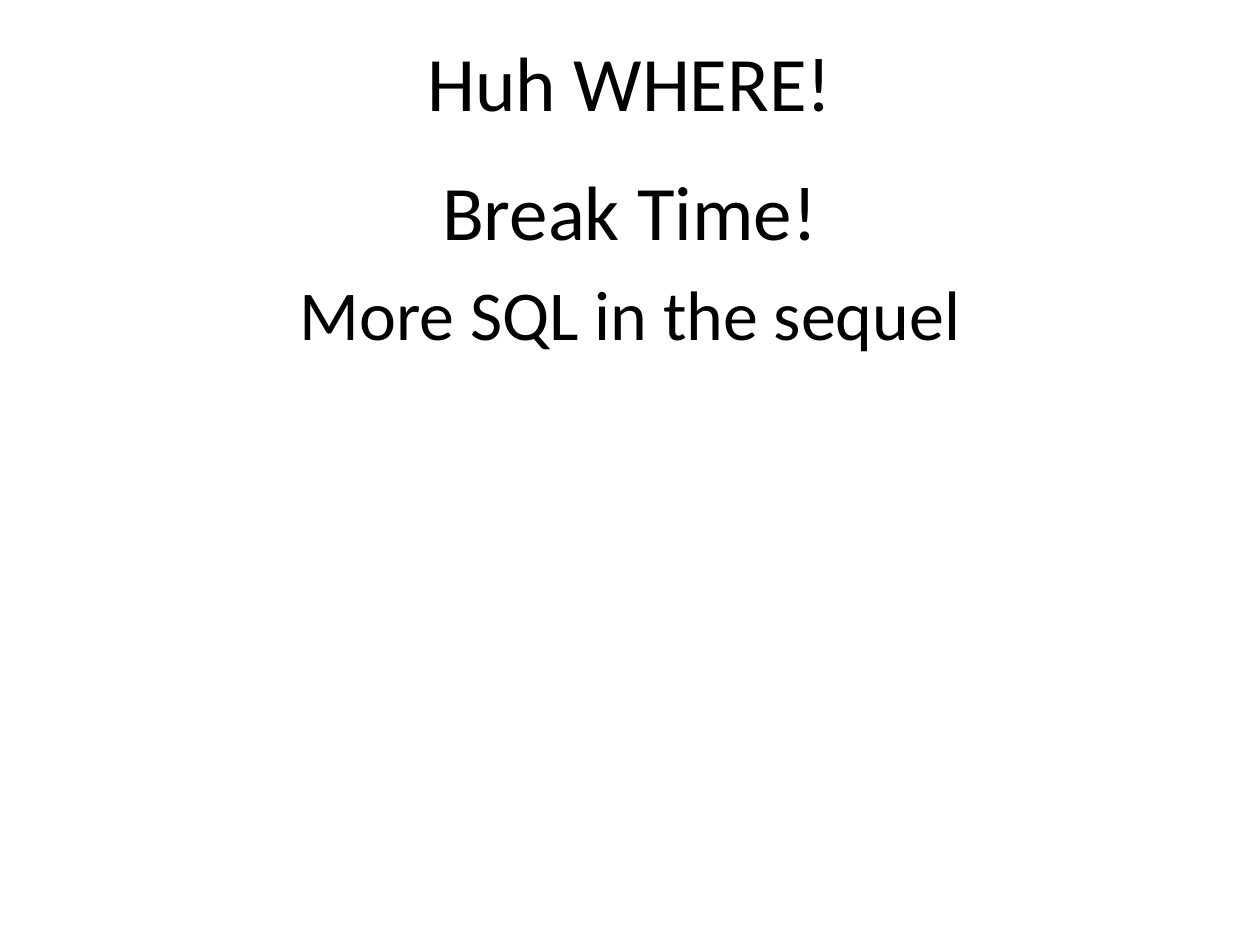
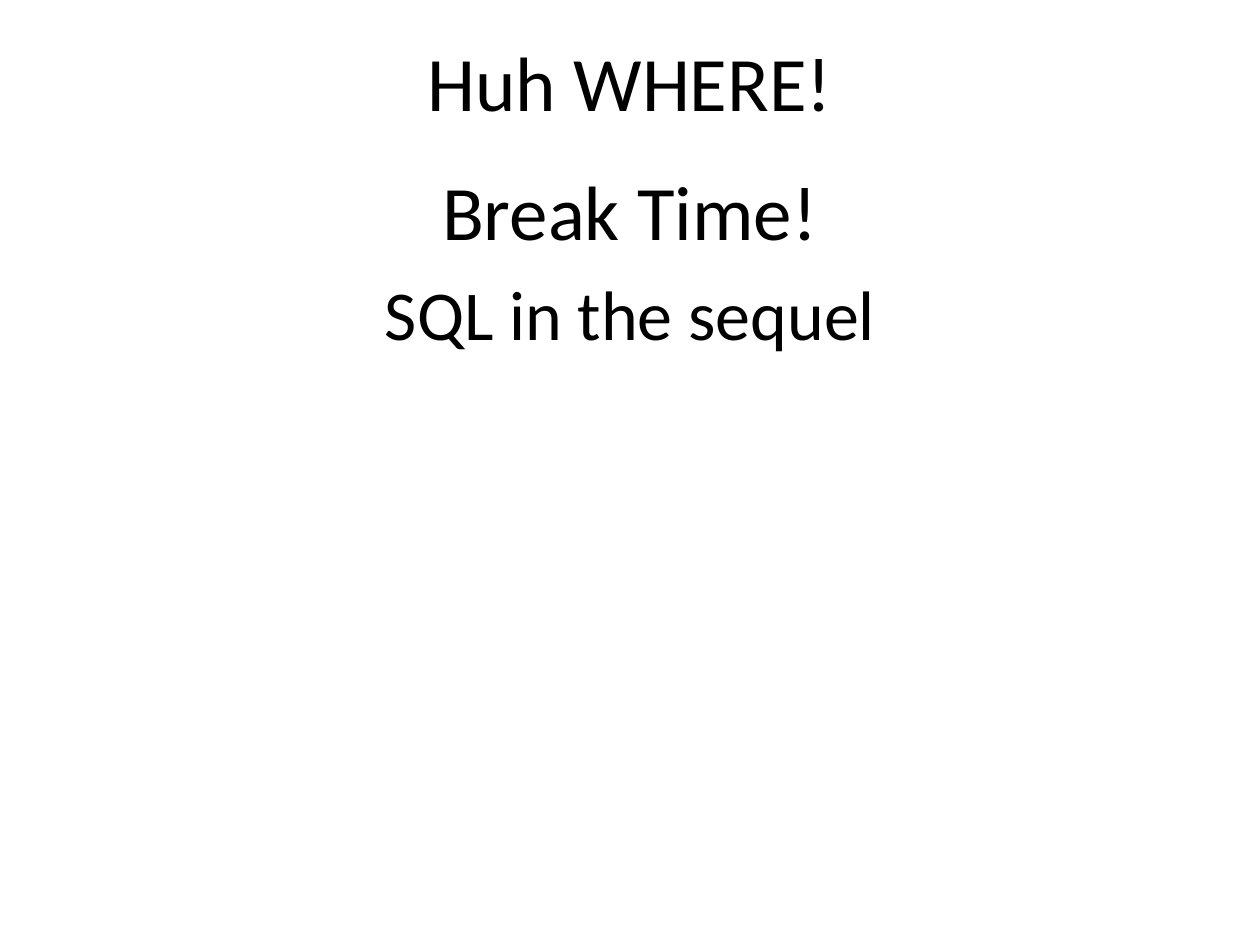
Before and after one commit to dykebert/GDI_Database_Training, a slide deck: slide 44 of Introduction to Databases and SQL.pptx (slide 46 before the commit). Drawn at 1260x945 pixels with LibreOffice and Linux fonts; fonts in the diff are those of the drawing. Boxes give left, top, right and bottom in pixels: in the first picture for what was removed or moved away, otherwise in the second. Text is boxed around its words. In the diff, an @@ line names an element or a change of style, - is before the commit and + after.

```diff
--- a/Introduction to Databases and SQL.pptx
+++ b/Introduction to Databases and SQL.pptx
@@ text at (385, 291, 875, 352): text changed @@
-More SQL in the sequel
+SQL in the sequel
```
Also in this commit, not shown: 4 other slides changed.
